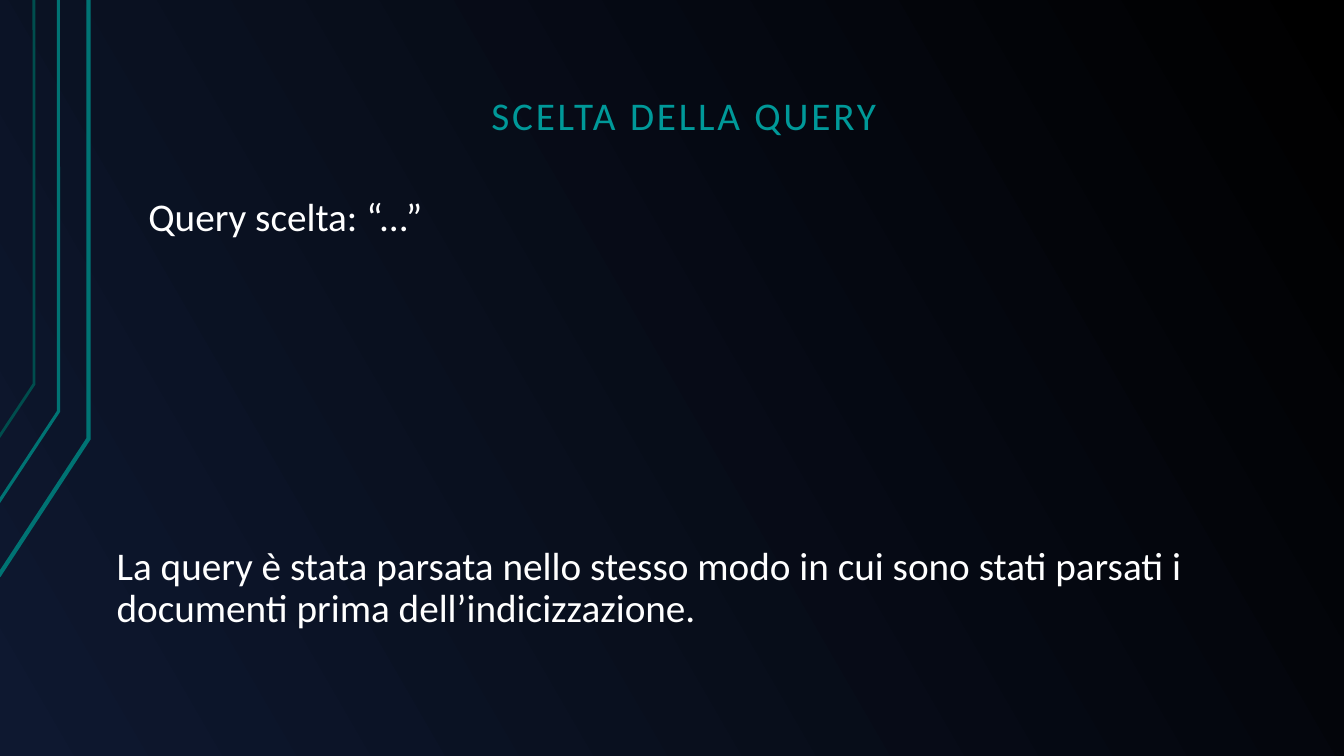
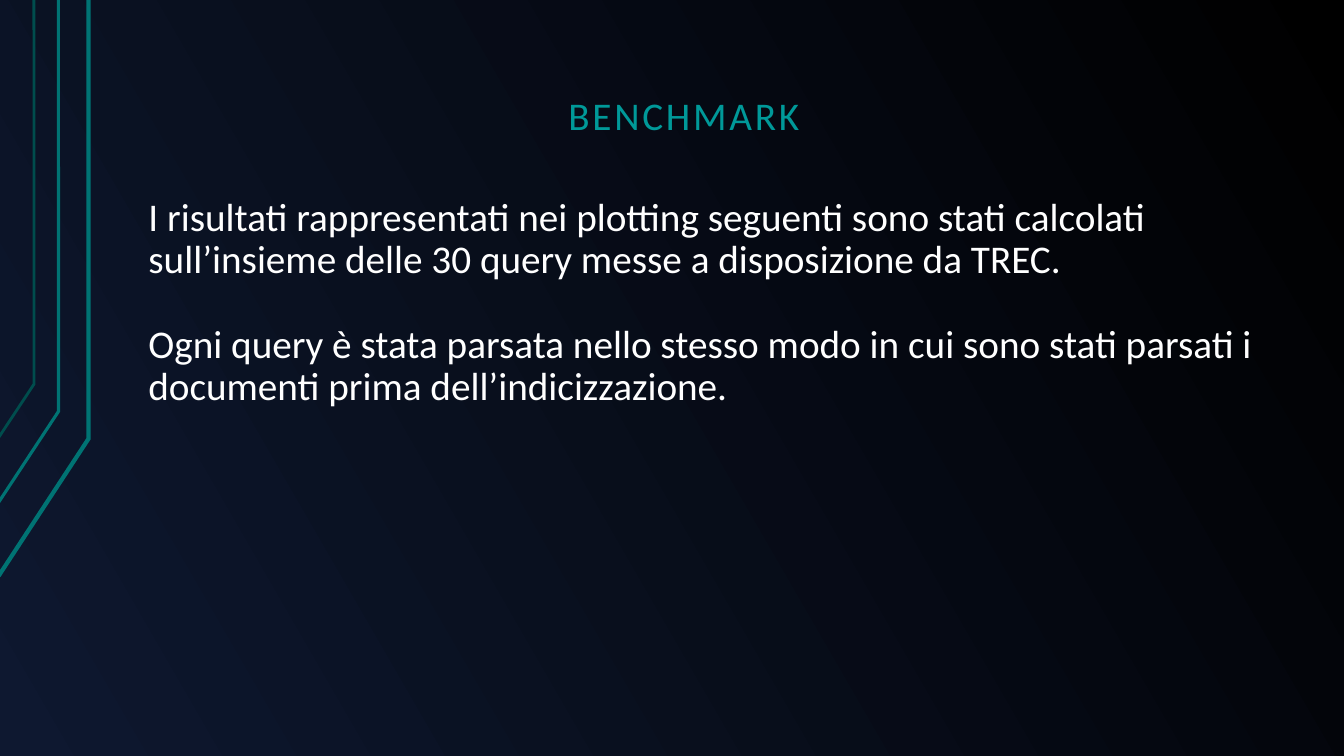
Before and after one commit to GreRagu/ProgettoGavi, a slide deck: slide 15 of Hegregio.odp (slide 14 before the commit). Drawn at 1344x756 pixels with LibreOffice and Linux fonts; fonts in the diff are those of the drawing. Boxes give left, top, right and bottom in pixels: in the first picture for what was removed or moved away, otherwise in the second. Text is boxed around its words. In the diff, an @@ line names an element or a change of style, - is before the commit and + after.

```diff
--- a/Hegregio.odp
+++ b/Hegregio.odp
@@ text at [568,104,799,130]: text changed @@
-SCELTA DELLA QUERY
+BENCHMARK
@@ text at [148,203,1251,407]: text changed @@
-La query è stata parsata nello stesso modo in cui sono stati parsati i documenti prima dell’indicizzazione.
+I risultati rappresentati nei plotting seguenti sono stati calcolati sull’insieme delle 30 query messe a disposizione da TREC.
+Ogni query è stata parsata nello stesso modo in cui sono stati parsati i documenti prima dell’indicizzazione.
@@ text removed at [148,203,357,238] @@
-Query scelta: “...”
```
Also in this commit, not shown: 2 other slides changed, 4 slides added, 3 slides removed.
